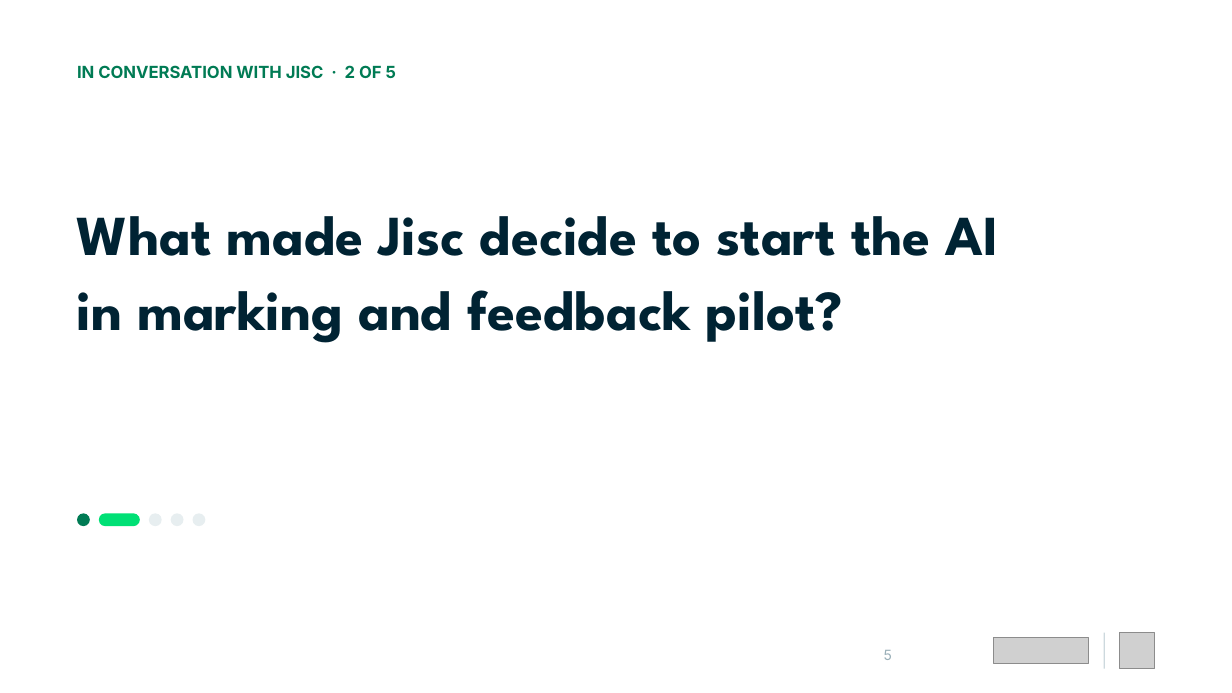
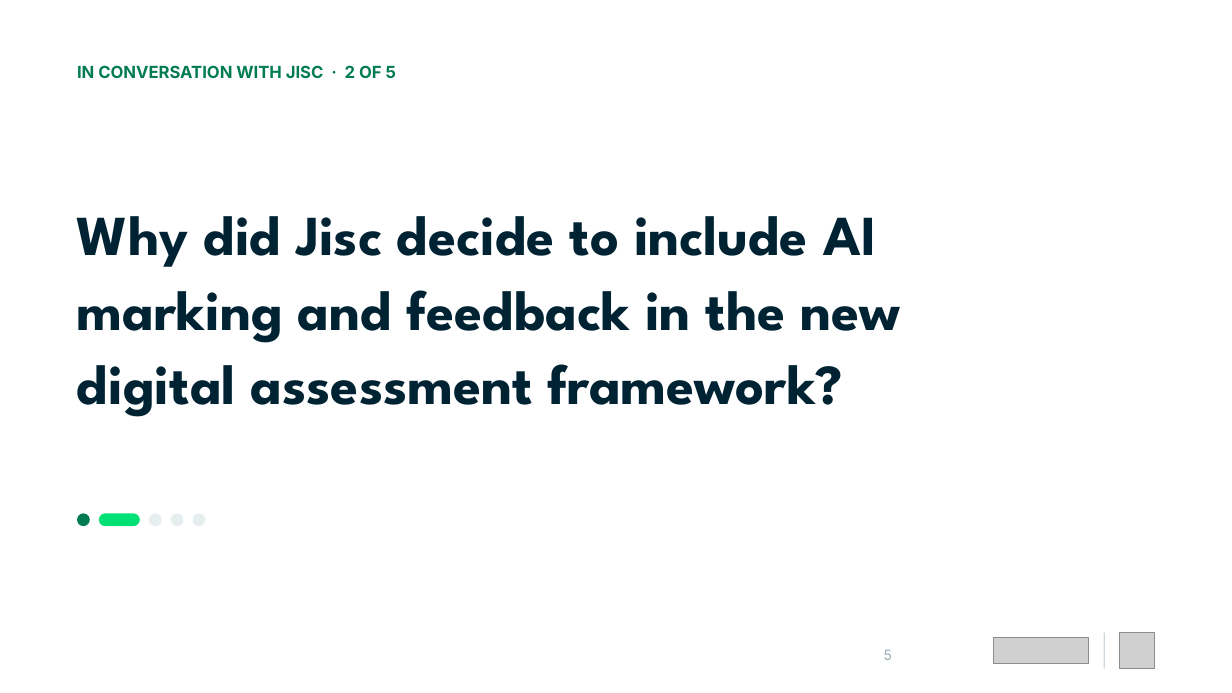
Before and after one commit to Dante-Eduface/Claude, a slide deck: slide 5 of GTM/Event manager/jisc-webinar/deck/jisc-webinar-bewerkbaar.pptx. Drawn at 1232x693 pixels with LibreOffice and Linux fonts; fonts in the diff are those of the drawing; grey boxes stand for pictures. Boxes give left, top, right and bottom in pixels: in the first picture for what was removed or moved away, otherwise in the second. Text is boxed around its words. In the diff, an @@ line names an element or a change of style, - is before the commit and + after.

```diff
--- a/GTM/Event manager/jisc-webinar/deck/jisc-webinar-bewerkbaar.pptx
+++ b/GTM/Event manager/jisc-webinar/deck/jisc-webinar-bewerkbaar.pptx
@@ text at (77, 216, 900, 417): text changed @@
-What made Jisc decide to start the AI in marking and feedback pilot?
+Why did Jisc decide to include AI marking and feedback in the new digital assessment framework?
```
Also in this commit, not shown: 4 other slides changed, 1 slide added, 1 slide removed, 15 other files.
